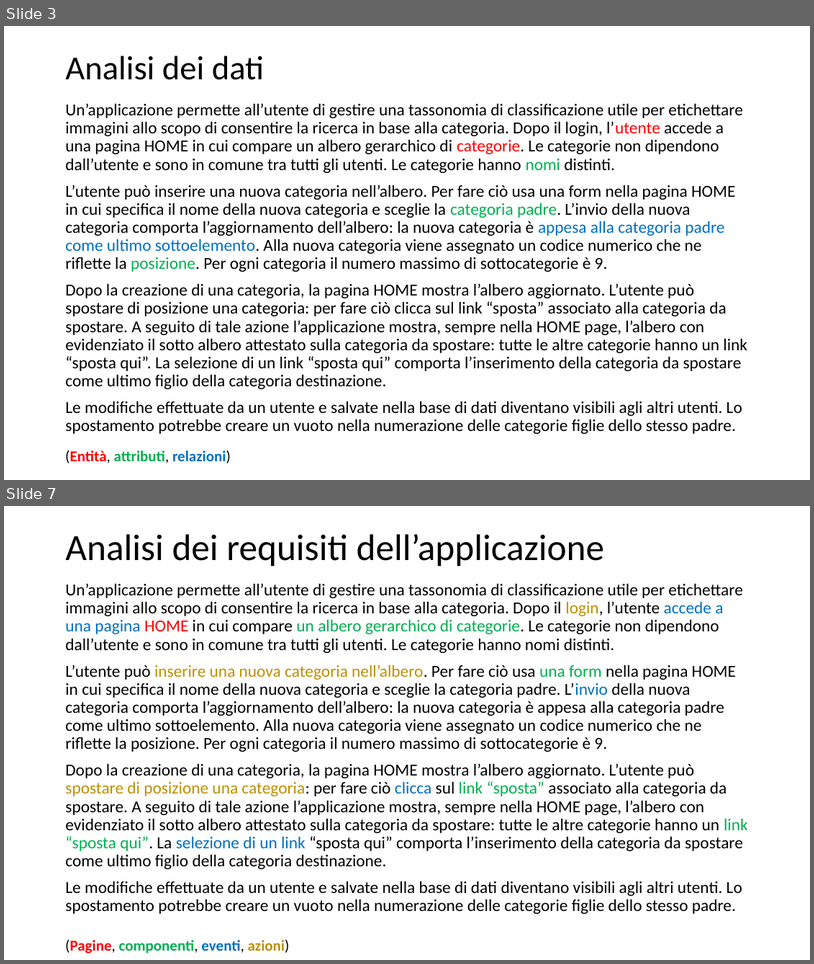
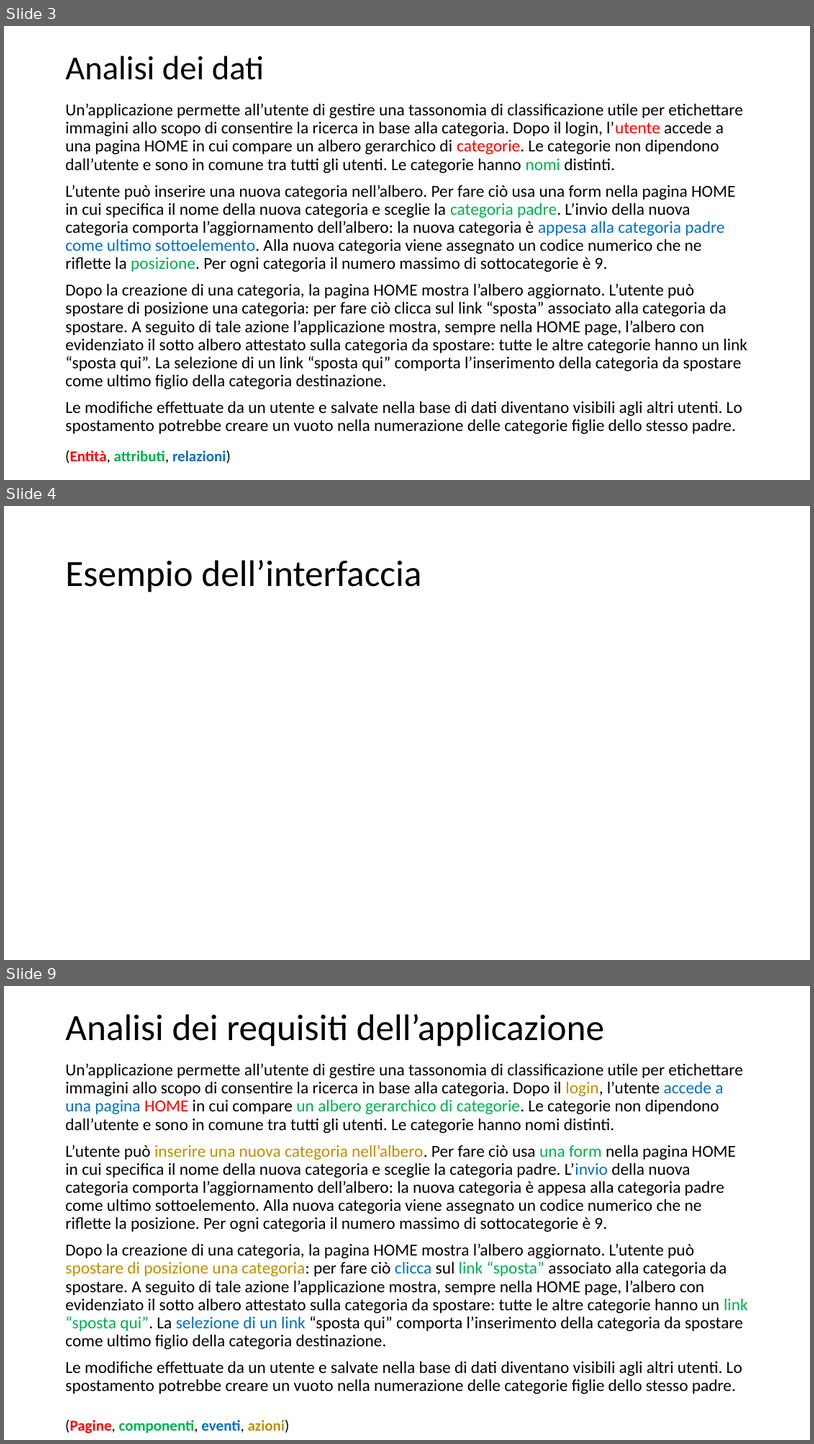
Before and after one commit to Trixyz28/TIW-ImgCatalog, a slide deck: Documents/TIWProject.pptx. Shown one above the other, each under a label of ours: slides 3 and 7 before the commit, slides 3, 4 and 9 after it; the slides between them are not shown. The pictures are 814x964 and 814x1444 pixels, drawn with LibreOffice and Linux fonts; fonts in the diff are those of the drawing. Boxes give left, top, right and bottom in pixels: in the first picture for what was removed or moved away, otherwise in the second. Text is boxed around its words. In the diff, an @@ line names an element or a change of style, - is before the commit and + after.

```diff
--- a/Documents/TIWProject.pptx
+++ b/Documents/TIWProject.pptx
@@ slide 4 added at (x1=4, y1=506, x2=810, y2=960), background #FFFFFF @@
@@ title added at (x1=65, y1=560, x2=422, y2=592), 44 pt, text #000000 @@
+Esempio dell’interfaccia
@@ what was slide 7 is now slide 9 @@
```
Also in this commit, not shown: 3 slides changed, 8 other slides added, 2 slides removed, 11 other files.
